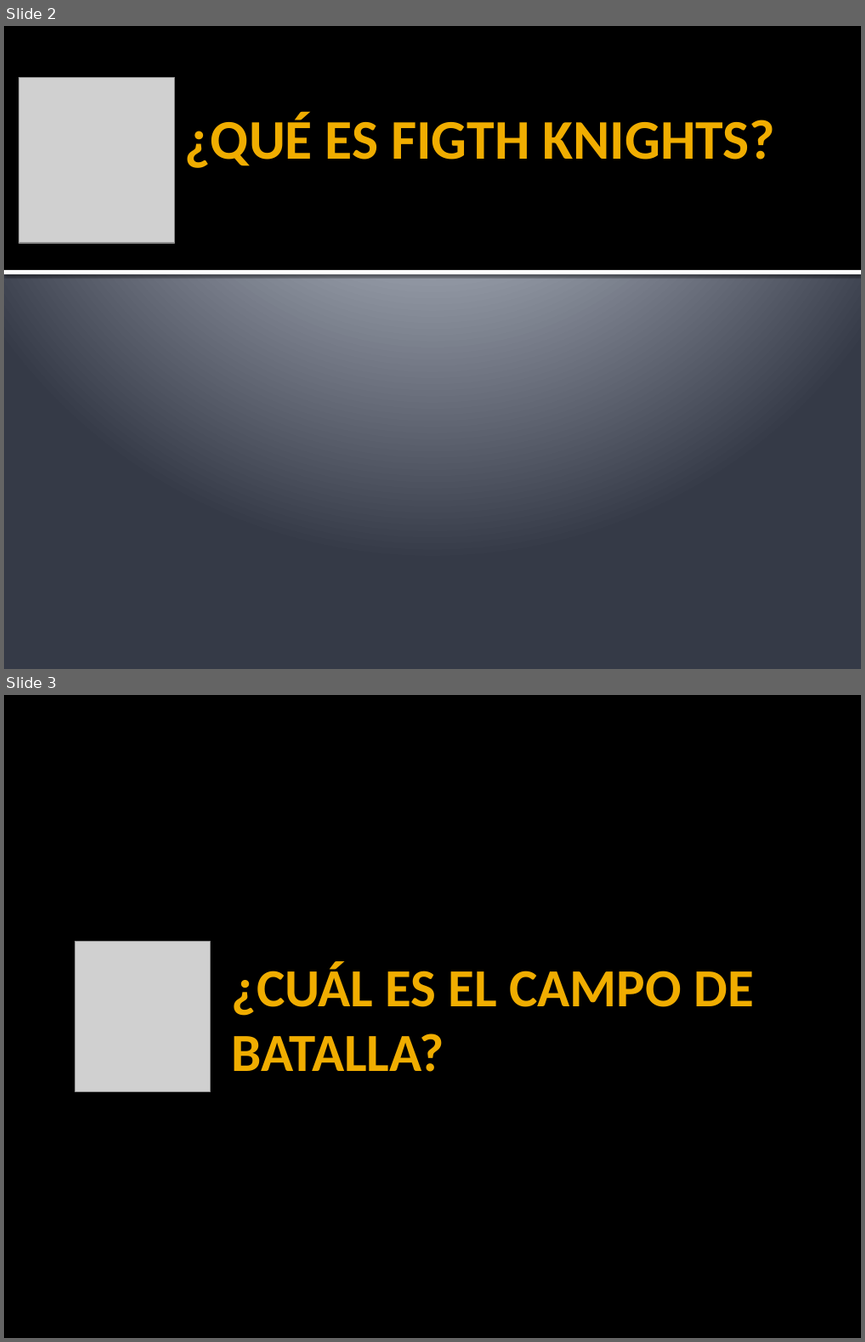
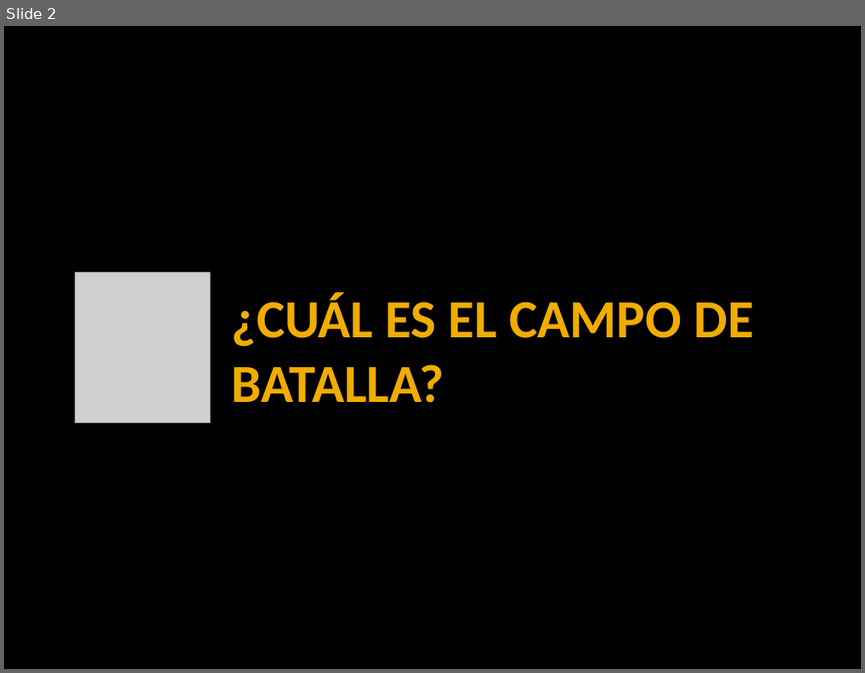
Before and after one commit to TecnologiaVideojuegos/proyecto-videojuego-equipod, a slide deck: PRESENTACIÓN/Presentación videojuegos.pptx. Shown one above the other, each under a label of ours: slides 2 and 3 before the commit, slide 2 after it. The pictures are 865x1342 and 865x673 pixels, drawn with LibreOffice and Linux fonts; fonts in the diff are those of the drawing; grey boxes stand for pictures. Boxes give left, top, right and bottom in pixels: in the first picture for what was removed or moved away, otherwise in the second. Text is boxed around its words. In the diff, an @@ line names an element or a change of style, - is before the commit and + after.

Commit message:
PPOINTT

```diff
--- a/PRESENTACIÓN/Presentación videojuegos.pptx
+++ b/PRESENTACIÓN/Presentación videojuegos.pptx
@@ slide 2 removed at box(4, 26, 861, 669), background gradient #C1C5D3 to #BFC4D2 to #353B47 @@
@@ rectangle removed at box(4, 26, 861, 270) @@
@@ picture removed at box(18, 77, 175, 243) @@
@@ title removed at box(184, 113, 775, 168) @@
-¿QUÉ ES FIGTH KNIGHTS?
@@ rectangle removed at box(4, 270, 861, 274) @@
@@ what was slide 3 is now slide 2 @@
```
